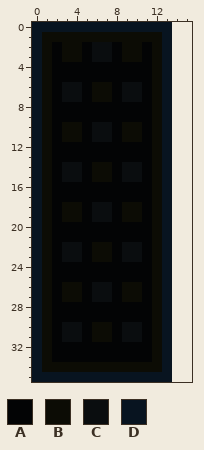
A pixel-art sprite gets an edit: NoSimpleWayAPI[v2]/data/textures/styles/gray_minimalism/Slider_bg.png. Above is the file before it was changed.
The file is 14x36 pixels. Colours within 5 levels of each other are drawn and written as one. The old version is drawn lined up with the new one, on the new canvas.
Palette (. is transparent): A #030405  B #0c0c05  C #0a0d0f  D #081420
Pixels before, first column x 0:
 0 DDDDDDDDDDDDDD
 1 DBBBBBBBBBBBBD
 2 DBABBACCABBABD
 3 DBABBACCABBABD
 4 DBAAAAAAAAAABD
 5 DBAAAAAAAAAABD
 6 DBACCABBACCABD
 7 DBACCABBACCABD
 8 DBAAAAAAAAAABD
 9 DBAAAAAAAAAABD
10 DBABBACCABBABD
11 DBABBACCABBABD
12 DBAAAAAAAAAABD
13 DBAAAAAAAAAABD
14 DBACCABBACCABD
15 DBACCABBACCABD
16 DBAAAAAAAAAABD
17 DBAAAAAAAAAABD
18 DBABBACCABBABD
19 DBABBACCABBABD
20 DBAAAAAAAAAABD
21 DBAAAAAAAAAABD
22 DBACCABBACCABD
23 DBACCABBACCABD
24 DBAAAAAAAAAABD
25 DBAAAAAAAAAABD
26 DBABBACCABBABD
27 DBABBACCABBABD
28 DBAAAAAAAAAABD
29 DBAAAAAAAAAABD
30 DBACCABBACCABD
31 DBACCABBACCABD
32 DBAAAAAAAAAABD
33 DBAAAAAAAAAABD
34 DBBBBBBBBBBBBD
35 DDDDDDDDDDDDDD
Now the later version:
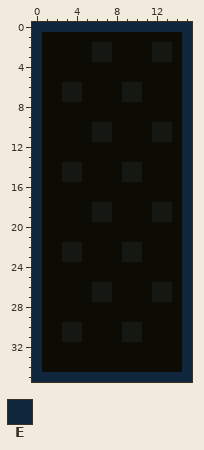
Colours new in this view: E #0f263c
Change:
canvas 14x36 -> 16x36
Colour C changes from #0a0d0f to #141712.
There is now colour B in rows 1 to 34 at x 14.
The edit turns colour A into colour B in rows 2 to 3 at x 2, 5, 8 and 11; in rows 4 to 5 at x 2 to 11; in rows 6 to 7 at x 2, 5, 8 and 11; in rows 8 to 9 at x 2 to 11; in rows 10 to 11 at x 2, 5, 8 and 11; in rows 12 to 13 at x 2 to 11.
The edit turns colour A into colour B in rows 14 to 15 at x 2, 5, 8 and 11; in rows 16 to 17 at x 2 to 11; in rows 18 to 19 at x 2, 5, 8 and 11; in rows 20 to 21 at x 2 to 11; in rows 22 to 23 at x 2, 5, 8 and 11; in rows 24 to 25 at x 2 to 11.
The edit turns colour A into colour B in rows 26 to 27 at x 2, 5, 8 and 11; in rows 28 to 29 at x 2 to 11; in rows 30 to 31 at x 2, 5, 8 and 11; in rows 32 to 33 at x 2 to 11.
The edit turns colour D into colour B in row 1 at x 13; in rows 4 to 9 at x 13; in rows 12 to 17 at x 13; in rows 20 to 25 at x 13; in rows 28 to 34 at x 13.
The edit turns colour B into colour C in rows 2 to 3 at x 12; in rows 10 to 11 at x 12; in rows 18 to 19 at x 12; in rows 26 to 27 at x 12.
The edit turns colour D into colour C in rows 2 to 3 at x 13; in rows 10 to 11 at x 13; in rows 18 to 19 at x 13; in rows 26 to 27 at x 13.
There is now colour E in row 0 at x 14 to 15; in rows 1 to 34 at x 15; in row 35 at x 14 to 15.
The edit turns colour D into colour E in row 0 at x 0 to 13; in rows 1 to 34 at x 0; in row 35 at x 0 to 13.
